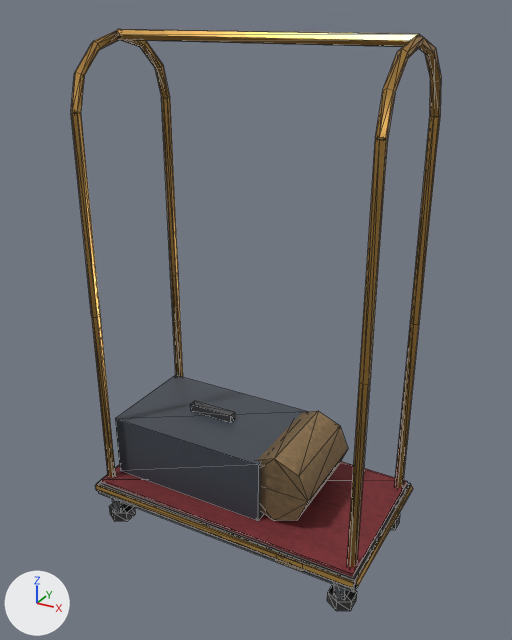
What one commit did to the glTF model assets/coronado_kit/props/indoor/places/prop_luggage_cart_clean_near.glb.
The view is the same before and after, from a 50 mm lens placed at (1.098, -1.978, 1.848), pointed at (0.014, -0.007, 0.863). The lights are fixed; the arrows at lower left show +X, +Y and +Z. The first picture is the older version. Mesh edges are drawn as thin lines. Vertices at exactly the same position are counted once.

The older version as bpy lines, for what is in view:
```python
me_prop_luggage_cart_near = bpy.data.meshes.new('prop_luggage_cart_near')
me_prop_luggage_cart_near.from_pydata(...)  # 352 vertices, 498 faces; spans x -0.54..0.54, y -0.3..0.3, z 0.0..1.79
me_prop_luggage_cart_near.materials.append(mat_props_k_atlas)
ob_prop_luggage_cart_near = bpy.data.objects.new('prop_luggage_cart_near', me_prop_luggage_cart_near)
ob_prop_luggage_cart_near.location = (0.0, 0.0, 0.0)
```
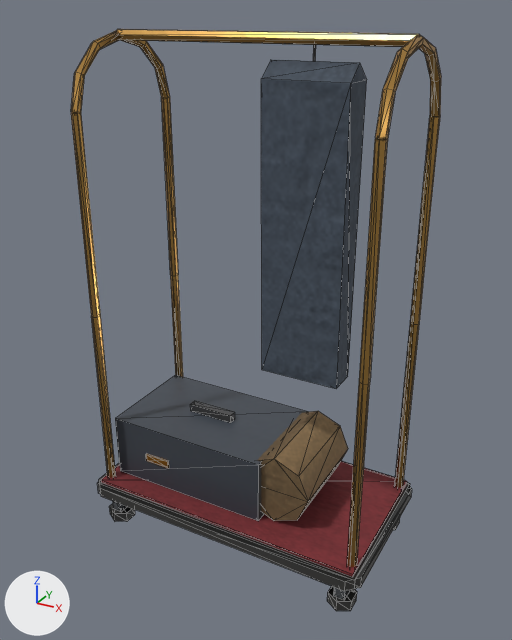
What differs and where, as boxes (x1, y1, x2, y2) in the pictures (512 x 640 px):
part 1 of me_prop_luggage_cart_near, added
    after: (146, 454, 169, 468)
part 2 of me_prop_luggage_cart_near, added
    after: (99, 461, 412, 591)
part 3 of me_prop_luggage_cart_near, deleted
    before: (276, 560, 303, 571)
part 4 of me_prop_luggage_cart_near, built on
    before: (95, 484, 413, 589)
    after: (261, 45, 367, 389)
part 5 of me_prop_luggage_cart_near, recoloured
    both: (97, 42, 436, 600)

Patch to the scene script:
```diff
--- a/assets/coronado_kit/props/indoor/places/prop_luggage_cart_clean_near.glb.py
+++ b/assets/coronado_kit/props/indoor/places/prop_luggage_cart_clean_near.glb.py
@@ me_prop_luggage_cart_near @@
 # used by ob_prop_luggage_cart_near; location = (0.0, 0.0, 0.0)
-me_prop_luggage_cart_near.from_pydata(...)  # 352 vertices, 498 faces; spans x -0.54..0.54, y -0.3..0.3, z 0.0..1.79
+me_prop_luggage_cart_near.from_pydata(...)  # 338 vertices, 490 faces; spans x -0.55..0.55, y -0.31..0.31, z 0.0..1.79
+# me_prop_luggage_cart_near part 1: a new loose piece, a box spanning x -0.35..-0.25, y -0.206..-0.2, z 0.28..0.31, in mat_props_k_atlas
+# me_prop_luggage_cart_near part 2: a new loose piece of 16 vertices spanning x -0.55..0.55, y -0.31..0.31, z 0.12..0.17, in mat_props_k_atlas
+# me_prop_luggage_cart_near part 3: the loose piece of 8 vertices spanning x 0.25..0.35, y -0.3..-0.29, z 0.13..0.16 is deleted
+# me_prop_luggage_cart_near part 4
+# 48 vertices are removed from x -0.54..0.54, y -0.3..0.3, z 0.14..0.16
+# 48 faces are deleted
+# 13 vertices are added at x 0.06..0.2, y -0.06..0.06, z 0.7..1.77
+# 5 new vertices lie (0.28, 0.0, 0.0) away from vertices in x 0.06, y -0.06..0.06, z 0.7..1.71
+# 24 new faces join them
+# me_prop_luggage_cart_near part 5: 123 kept faces spanning x -0.53..0.53, y -0.29..0.29, z 0.04..1.78 get new vertex colours
 me_prop_luggage_cart_near.materials.append(mat_props_k_atlas)
```
